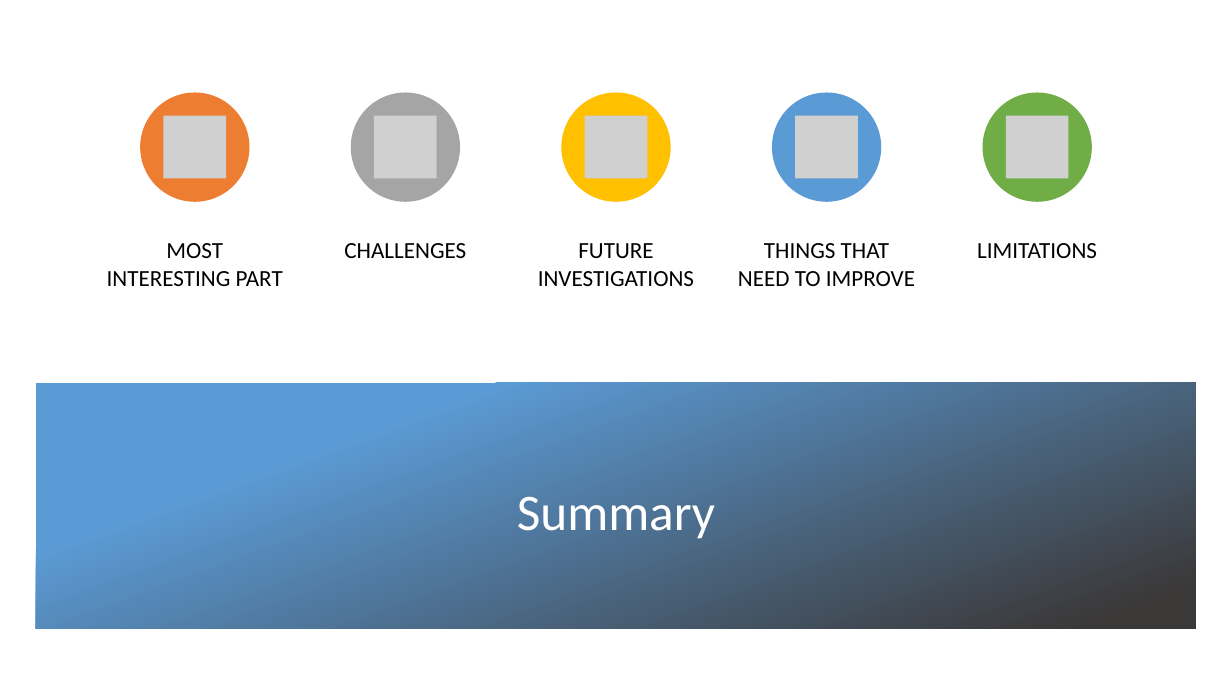
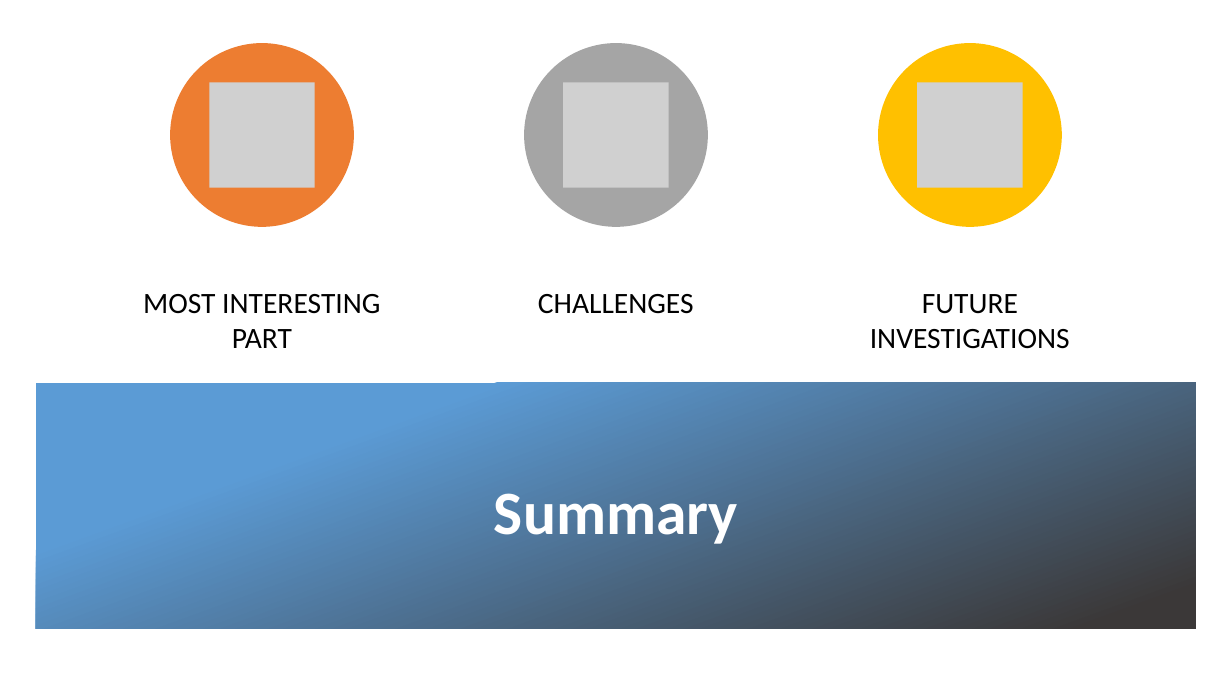
Before and after one commit to neha-nayeem/Project-01, a slide deck: slide 18 of Presentation - Project 01.pptx. Drawn at 1232x693 pixels with LibreOffice and Linux fonts; fonts in the diff are those of the drawing; grey boxes stand for pictures; background and template pictures are left out. Boxes give left, top, right and bottom in pixels: in the first picture for what was removed or moved away, otherwise in the second. Text is boxed around its words. In the diff, an @@ line names an element or a change of style, - is before the commit and + after.

Commit message:
Update presentation slides

```diff
--- a/Presentation - Project 01.pptx
+++ b/Presentation - Project 01.pptx
@@ ellipse: place and size @@
-ellipse at (140,92,250,201)
+ellipse at (170,43,354,227)
@@ ellipse: place and size @@
-ellipse at (562,92,671,201)
+ellipse at (524,43,708,227)
@@ ellipse at (524,43,708,227): fill #FFC000 to #A5A5A5 @@
@@ ellipse: place and size @@
-ellipse at (982,92,1092,201)
+ellipse at (878,43,1062,227)
@@ ellipse at (878,43,1062,227): fill #70AD47 to #FFC000 @@
@@ picture added at (210,82,315,188) @@
@@ picture added at (564,82,669,188) @@
@@ picture added at (918,82,1023,188) @@
@@ group removed at (164,92,1097,286): 5 pictures, 2 ellipses, 2 texts @@
-THINGS THAT NEED TO IMPROVE
-LIMITATIONS
@@ text "MOST INTERESTING PART": place and size @@
-text "MOST INTERESTING PART" at (107,243,283,286)
+text "MOST INTERESTING PART" at (143,294,380,348)
@@ text "CHALLENGES": place and size @@
-text "CHALLENGES" at (344,243,466,258)
+text "CHALLENGES" at (538,294,694,314)
@@ size 18 to 23 pt; more space between paragraphs in 3 elements at (143,294,380,348), (538,294,694,314), (870,294,1070,349) @@
@@ text "FUTURE INVESTIGATIONS": place and size @@
-text "FUTURE INVESTIGATIONS" at (538,243,694,286)
+text "FUTURE INVESTIGATIONS" at (870,294,1070,349)
@@ title "Summary" at (494,493,738,544): size 40 to 48 pt, bold on @@
```
Also in this commit, not shown: 17 other slides changed.
